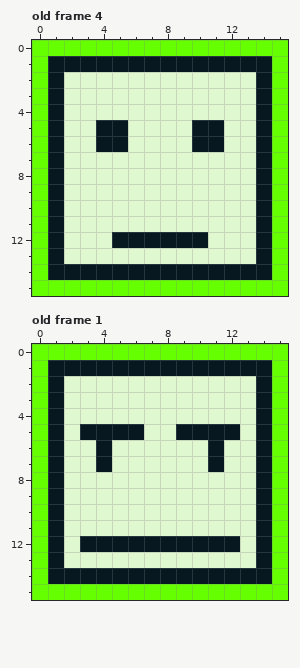
One commit to this pixel-art file: assets/aspriteFiles/new/emotes.ase. The picture above is the old version.
16x16 pixels, 8 frames. Shown: old frame 4, old frame 1.
And afterwards:
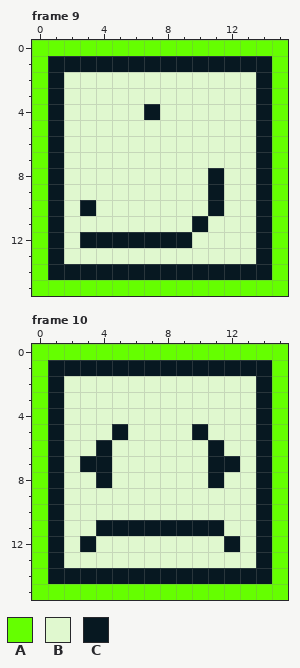
Palette (. is transparent): A #65ff00  B #e0f8cf  C #071821
A new or re-ordered frame is compared with the old frame closest to it.
Commit: house room + new emote
Edits made:
frames 8 -> 10
Frame 9 is new; against old frame 4, layer "Layer 3":
y 4: x 7 B -> C
y 5..6: x 4..5 CC -> BB; x 10..11 CC -> BB
y 8..9: x 11 B -> C
y 10: x 3 B -> C; x 11 B -> C
y 11: x 10 B -> C
y 12: x 3..4 BB -> CC; x 10 C -> B
Frame 10 is new; against old frame 1, layer "Layer 3":
y 5: x 3..4 CC -> BB; x 6 C -> B; x 9 C -> B; x 11..12 CC -> BB
y 7: x 3 B -> C; x 12 B -> C
y 8: x 4 B -> C; x 11 B -> C
y 11: x 4..11 BBBBBBBB -> CCCCCCCC
y 12: x 4..11 CCCCCCCC -> BBBBBBBB
Boxes around the changes in both pictures, in picture pixels (x1, y1, x2, y2):
changed: (80, 104, 224, 248)
changed: (80, 424, 240, 552)
